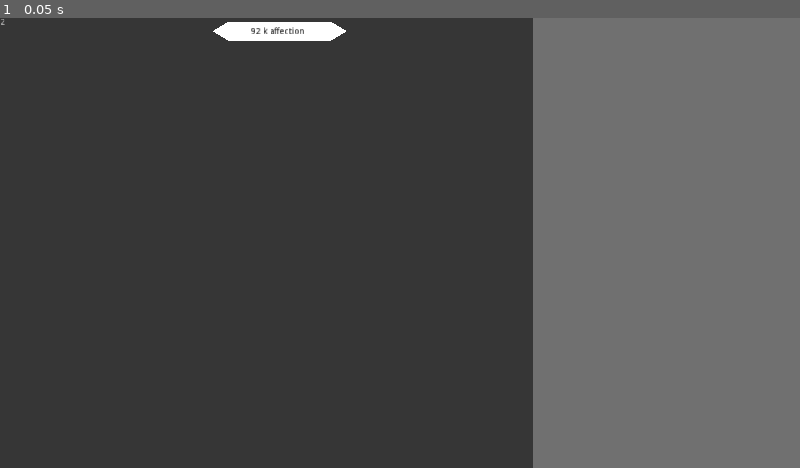
Above: before the commit, frame 1.
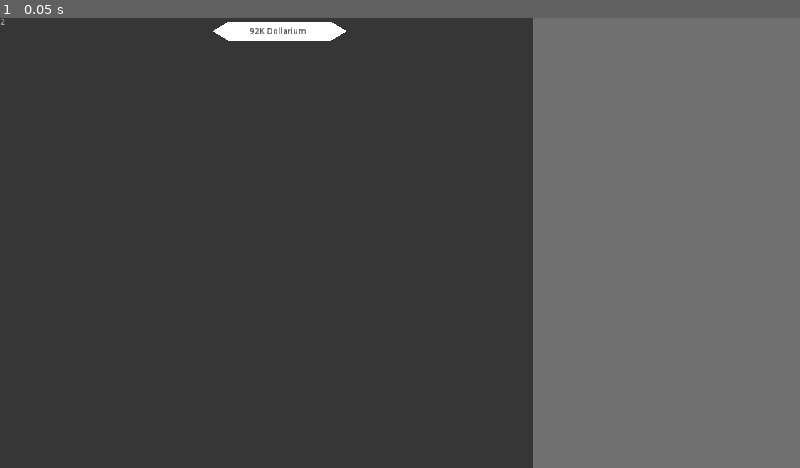
Above: after the commit, the same moment.

Repository: UltraMKF12/Waifu-Clicker
Game: Godot game, scene res://Game.tscn
Same seed, same stepped clock (60 frames per second), same inputs: the game is played once before the commit and once after it.
Inputs:
- Up to frame 1 (0.05 s): no input

The runs differ from the first frame. In frame 1, less than 0.1% of the frame differs, in the area x 31-39%, y 2-4%.

Commit message:
fixálás
retek

Diff:
--- /dev/null
+++ b/Affection.gd
@@ -0,0 +1,5 @@
+extends ProgressBar
+
+func _on_Button_pressed():
+	value = randi() % 101
+	$AffectionText.text = str(value) + "%"
--- a/Game.gd
+++ b/Game.gd
@@ -8,8 +8,8 @@
 onready var keytext = $Screen/HBoxContainer/CharacterPart/Keytext
 
 func _ready():
-	moneytext.text = str(money)
+	moneytext.value = money
 	keytext.text = str(keys)
 
 func _process(delta):
-	moneytext.text=str(money)
+	moneytext.value=money
--- a/Moneytext.gd
+++ b/Moneytext.gd
@@ -1,24 +1,21 @@
 extends Label
 
+#TODO: lecserélni ezt egy fordítható objektumra
+
+export var value: int
+
 var exponent=[3,6,9,12,15]
-var vegek=["k","mil","bil","tril","quad"]
-var vegek_hosszu=["Thousand","Million","Trillion","Quadrillion"]
-var mert_egys="affection"
-##TODO: lecserélni ezt egy fordítható objektumra
+var vegek=[["K","Thousand"],["M","Million"],["B","Billion"],["T","Trillion"],["Q","Quadrillion"]]
+var hosszu=false
+var mert_egys="Dollarium"
 
-# Called when the node enters the scene tree for the first time.
-func _ready():
-	pass # Replace with function body.
-
-
-# Called every frame. 'delta' is the elapsed time since the previous frame.
-func _process(d):
-	var tmp=int(self.text)
+func _process(delta):
+	var tmp=value
 	var glonch=-1
 	for e in exponent:
 		if pow(10,e)<=tmp:
 			glonch=exponent.find(e)
 	if glonch==-1:
-		self.text= str(tmp)+" "+mert_egys
+		self.text= str(tmp)+""+mert_egys
 	else:
-		self.text=str(stepify(tmp/pow(10,exponent[glonch]),0.01)) + " " +vegek[glonch]+" " +mert_egys
+		self.text=str(stepify(tmp/pow(10,exponent[glonch]),0.01)) + "" +vegek[glonch][int(hosszu)]+" " +mert_egys
--- a/project.godot
+++ b/project.godot
@@ -14,6 +14,10 @@
 run/main_scene="res://Game.tscn"
 config/icon="res://icon.png"
 
+[autoload]
+
+Gamemanager="*res://Scripts/Gamemanager.gd"
+
 [display]
 
 window/size/width=1280
@@ -25,6 +29,19 @@
 
 common/drop_mouse_on_gui_input_disabled=true
 
+[input]
+
+Fullscreen={
+"deadzone": 0.5,
+"events": [ Object(InputEventKey,"resource_local_to_scene":false,"resource_name":"","device":0,"alt":false,"shift":false,"control":false,"meta":false,"command":false,"pressed":false,"scancode":70,"physical_scancode":0,"unicode":0,"echo":false,"script":null)
+ ]
+}
+Exit={
+"deadzone": 0.5,
+"events": [ Object(InputEventKey,"resource_local_to_scene":false,"resource_name":"","device":0,"alt":false,"shift":false,"control":false,"meta":false,"command":false,"pressed":false,"scancode":16777217,"physical_scancode":0,"unicode":0,"echo":false,"script":null)
+ ]
+}
+
 [physics]
 
 common/enable_pause_aware_picking=true
